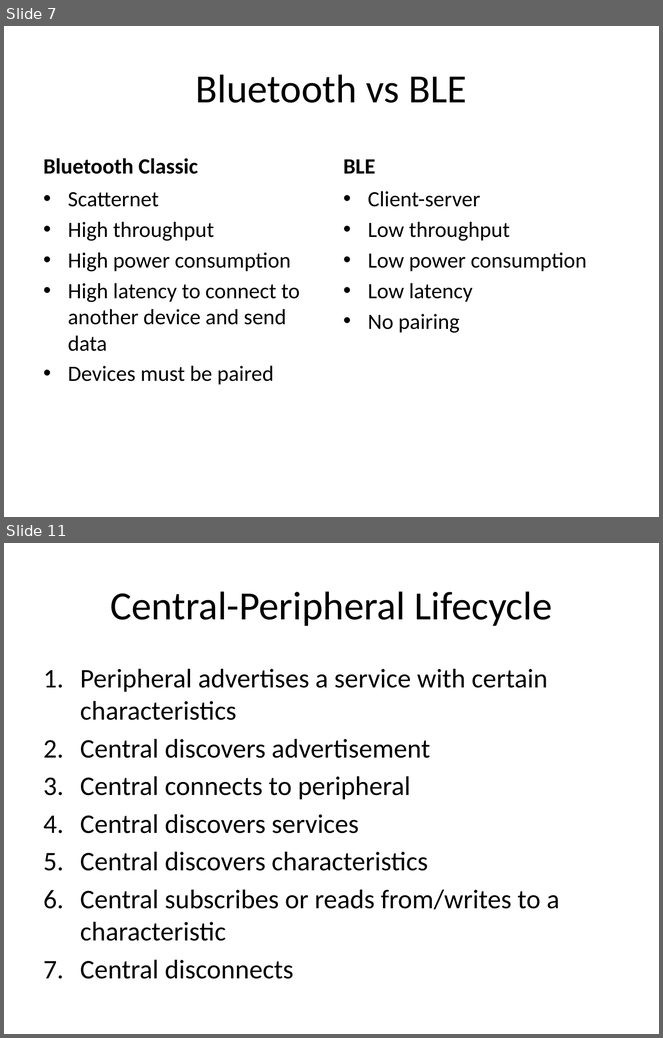
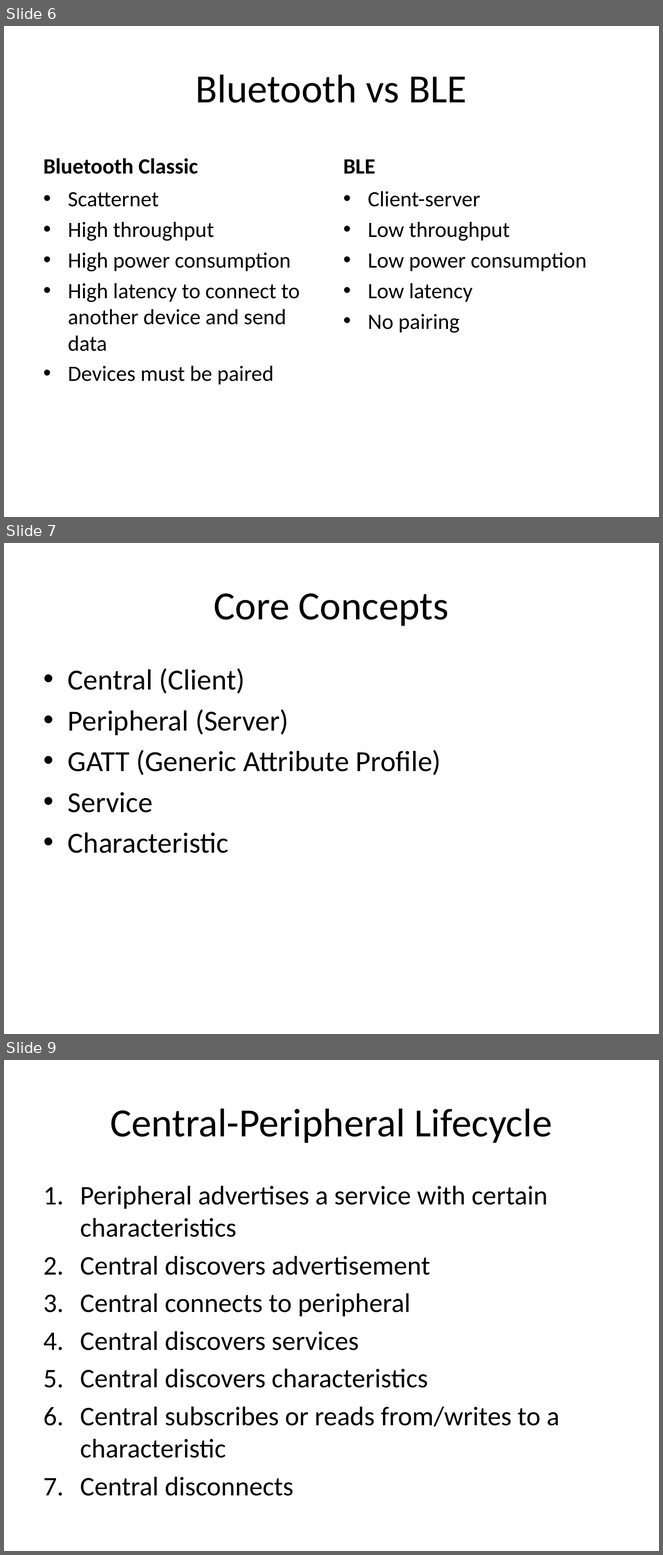
Before and after one commit to a34729t/SimpleCentral, a slide deck: Lecture.pptx. Shown one above the other, each under a label of ours: slides 7 and 11 before the commit, slides 6, 7 and 9 after it; the slides between them are not shown. The pictures are 663x1038 and 663x1555 pixels, drawn with LibreOffice and Linux fonts; fonts in the diff are those of the drawing. Boxes give left, top, right and bottom in pixels: in the first picture for what was removed or moved away, otherwise in the second. Text is boxed around its words. In the diff, an @@ line names an element or a change of style, - is before the commit and + after.

```diff
--- a/Lecture.pptx
+++ b/Lecture.pptx
@@ slide 7 added at [4, 543, 659, 1034], background #FFFFFF @@
@@ title added at [214, 593, 449, 626], 44 pt, text #000000 @@
+Core Concepts
@@ text added at [68, 668, 441, 853], 32 pt, text #000000 @@
+• Central (Client)
+• Peripheral (Server)
+• GATT (Generic Attribute Profile)
+• Service
+• Characteristic
@@ what was slide 7 is now slide 6 @@
@@ what was slide 11 is now slide 9 @@
```
Also in this commit, not shown: 5 slides changed, 2 other slides added, 1 slide removed.
